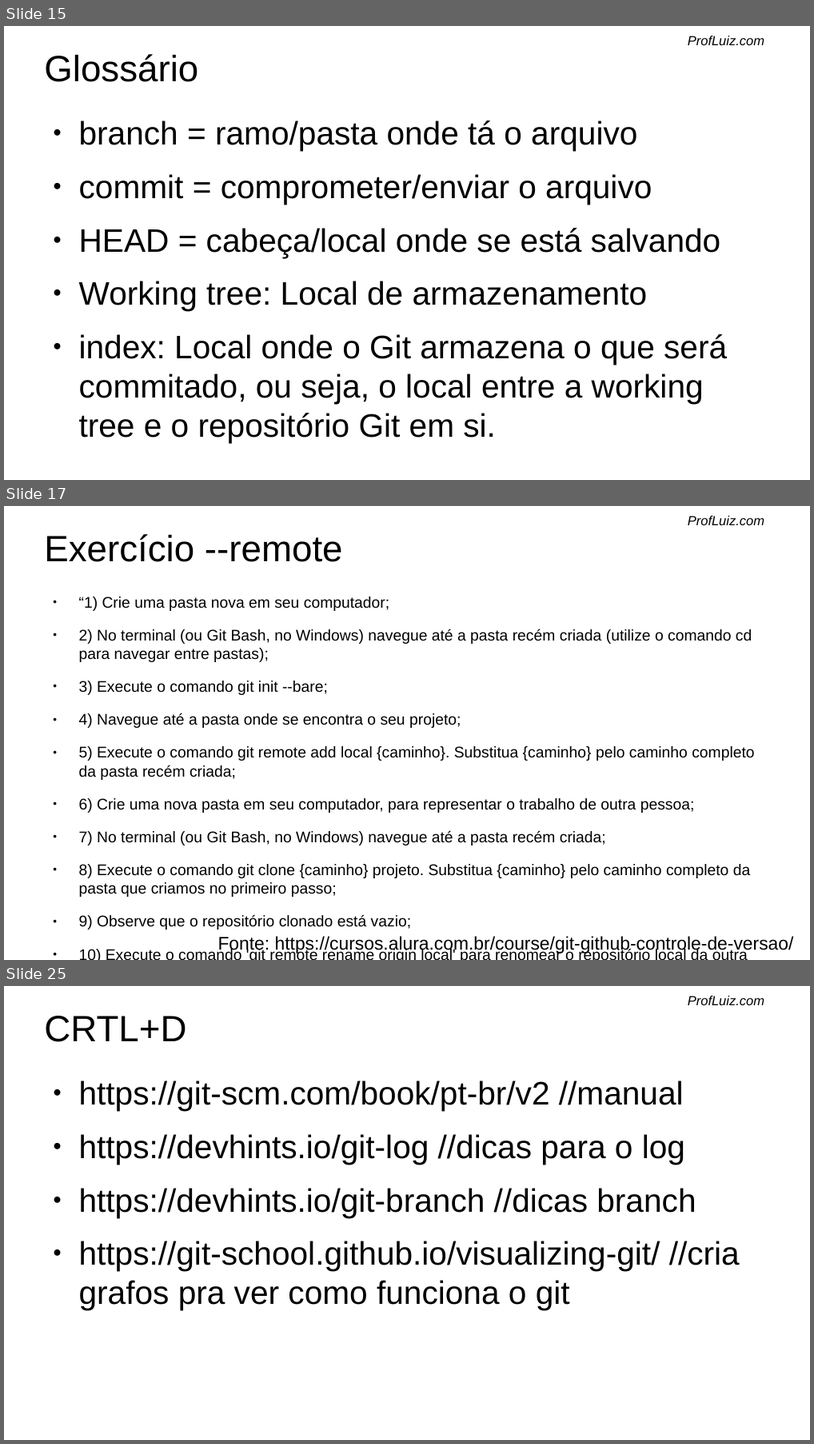
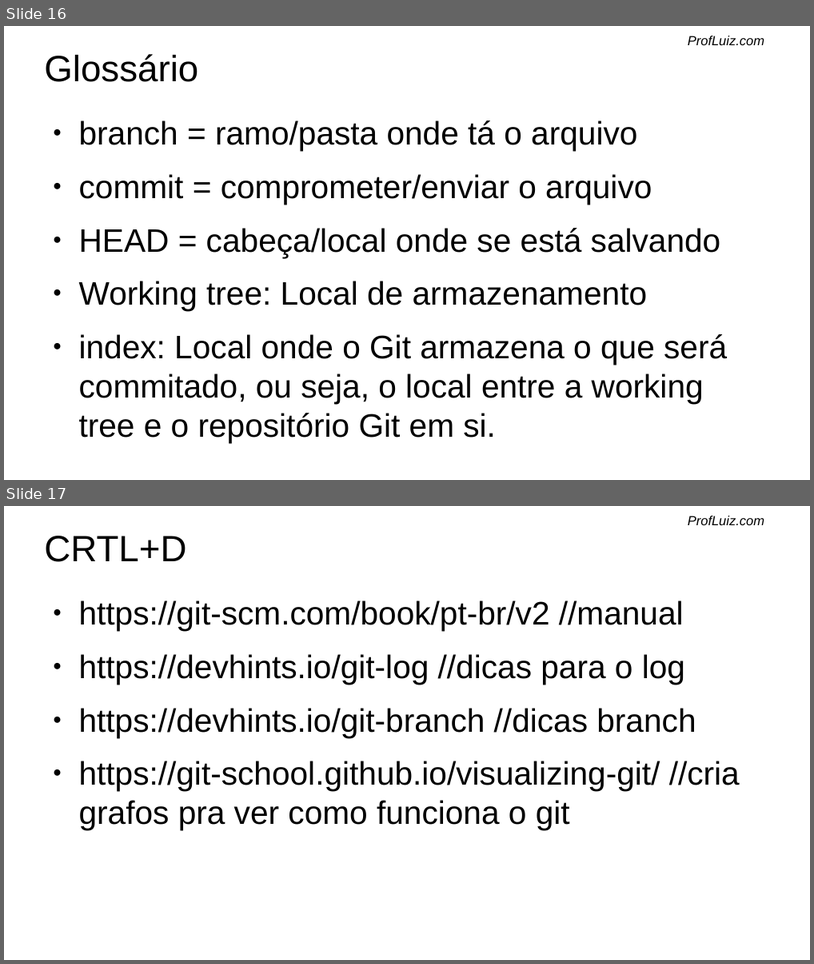
Before and after one commit to SenacSCST5/testes, a slide deck: git.odp. Shown one above the other, each under a label of ours: slides 15, 17 and 25 before the commit, slides 16 and 17 after it; the slides between them are not shown. The pictures are 814x1444 and 814x964 pixels, drawn with LibreOffice and Linux fonts; fonts in the diff are those of the drawing; background and template pictures are left out. Boxes give left, top, right and bottom in pixels: in the first picture for what was removed or moved away, otherwise in the second. Text is boxed around its words. In the diff, an @@ line names an element or a change of style, - is before the commit and + after.

```diff
--- a/git.odp
+++ b/git.odp
@@ slide 17 removed at (4, 506, 810, 960), background #FFFFFF; not listed: 1 template element that a slide beside it also shows @@
@@ title removed at (44, 534, 343, 562) @@
-Exercício --remote
@@ text removed at (79, 596, 754, 960) @@
-● “1) Crie uma pasta nova em seu computador;
-● 2) No terminal (ou Git Bash, no Windows) navegue até a pasta recém criada (utilize o comando cd para navegar entre pastas);
-● 3) Execute o comando git init --bare;
-● 4) Navegue até a pasta onde se encontra o seu projeto;
-● 5) Execute o comando git remote add local {caminho}. Substitua {caminho} pelo caminho completo da pasta recém criada;
-● 6) Crie uma nova pasta em seu computador, para representar o trabalho de outra pessoa;
-● 7) No terminal (ou Git Bash, no Windows) navegue até a pasta recém criada;
-● 8) Execute o comando git clone {caminho} projeto. Substitua {caminho} pelo caminho completo da pasta que criamos no primeiro passo;
-● 9) Observe que o repositório clonado está vazio;
-● 10) Execute o comando 'git remote rename origin local' para renomear o repositório local da outra pessoa de "origin" para "local";”
@@ text removed at (218, 936, 794, 953) @@
-Fonte: https://cursos.alura.com.br/course/git-github-controle-de-versao/
@@ what was slide 15 is now slide 16 @@
@@ what was slide 25 is now slide 17 @@
```
Also in this commit, not shown: 7 slides changed, 3 slides added, 10 other slides removed.
